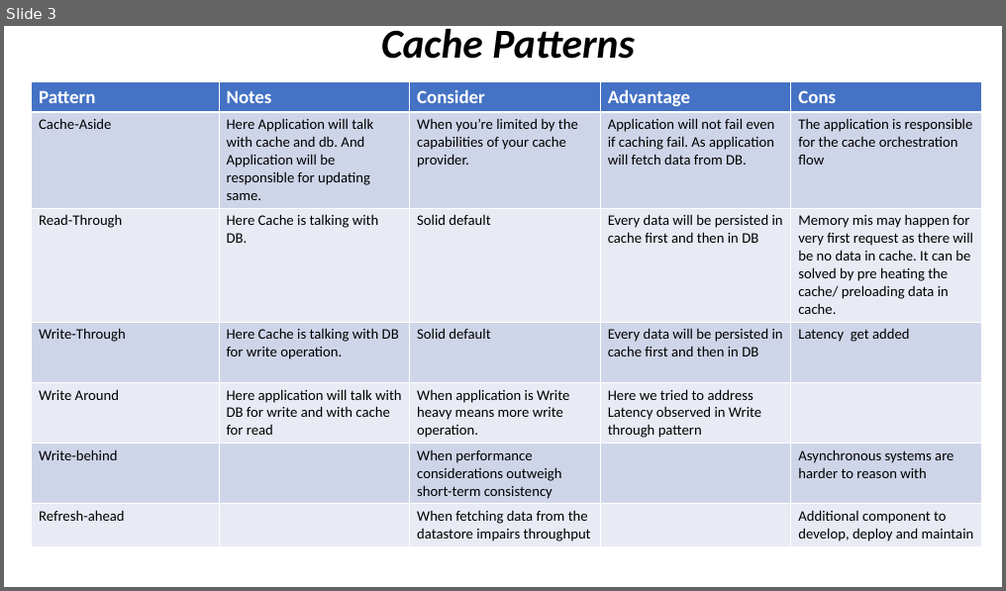
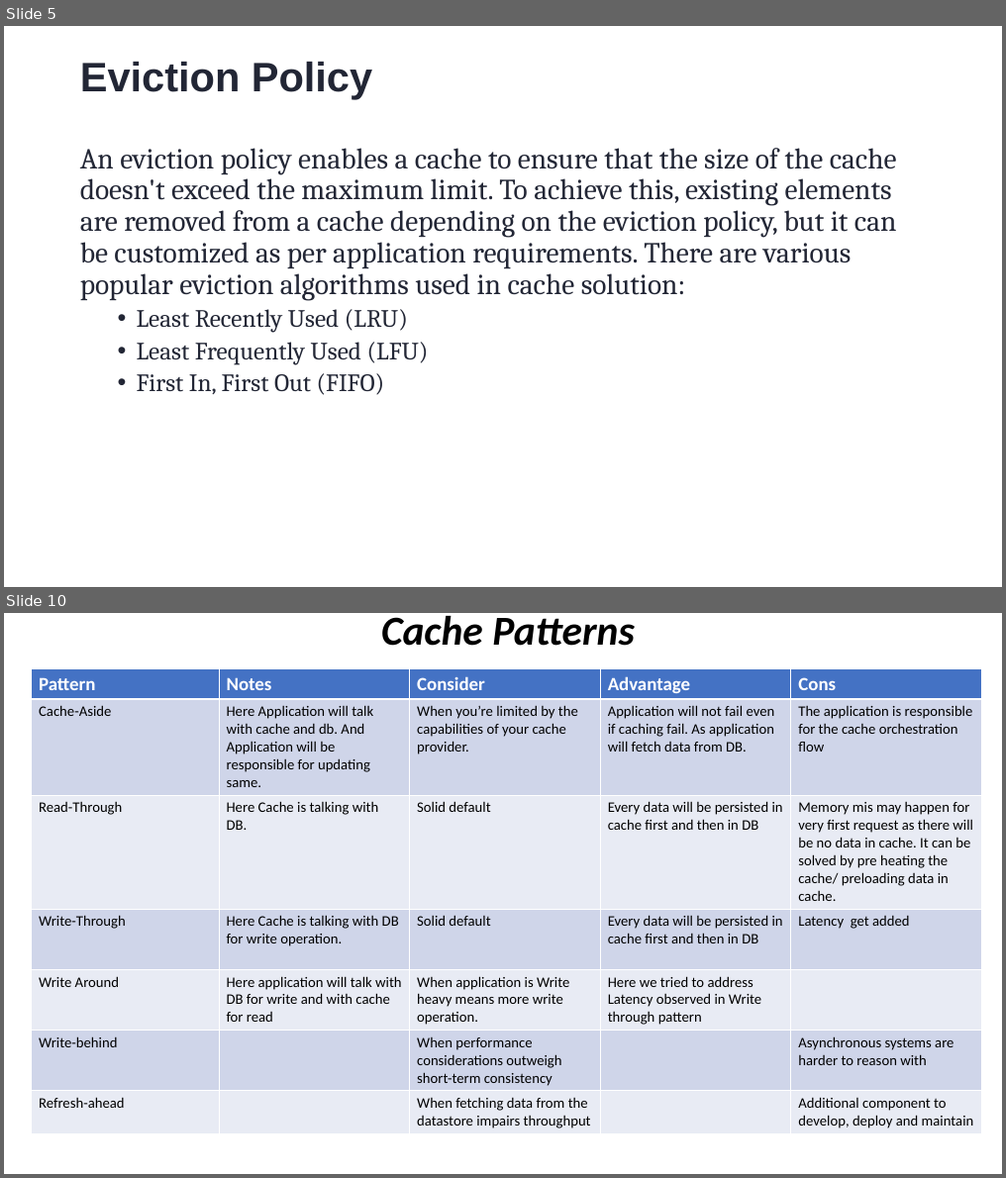
Before and after one commit to bhogemukesh/Documents, a slide deck: Caching_Patterns.pptx. Shown one above the other, each under a label of ours: slide 3 before the commit, slides 5 and 10 after it; the slides between them are not shown. The pictures are 1006x591 and 1006x1178 pixels, drawn with LibreOffice and Linux fonts; fonts in the diff are those of the drawing. Boxes give left, top, right and bottom in pixels: in the first picture for what was removed or moved away, otherwise in the second. Text is boxed around its words. In the diff, an @@ line names an element or a change of style, - is before the commit and + after.

```diff
--- a/Caching_Patterns.pptx
+++ b/Caching_Patterns.pptx
@@ slide 5 added at (x1=4, y1=26, x2=1002, y2=587), background #FFFFFF @@
@@ title added at (x1=80, y1=62, x2=372, y2=99), 39.6 pt, text #222635, bold @@
+Eviction Policy
@@ text added at (x1=80, y1=148, x2=897, y2=395), 28 pt, text #222635 @@
+An eviction policy enables a cache to ensure that the size of the cache doesn't exceed the maximum limit. To achieve this, existing elements are removed from a cache depending on the eviction policy, but it can be customized as per application requirements. There are various popular eviction algorithms used in cache solution:
+  • Least Recently Used (LRU)
+  • Least Frequently Used (LFU)
+  • First In, First Out (FIFO)
@@ what was slide 3 is now slide 10 @@
```
Also in this commit, not shown: 9 other slides added, 2 slides removed.
